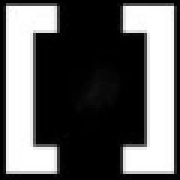
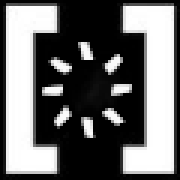
Before/after of a w=180, h=180 layered artwork. What changed in the layer stack:
painted on "artificialmuseum.png" over (42, 33, 150, 147)
